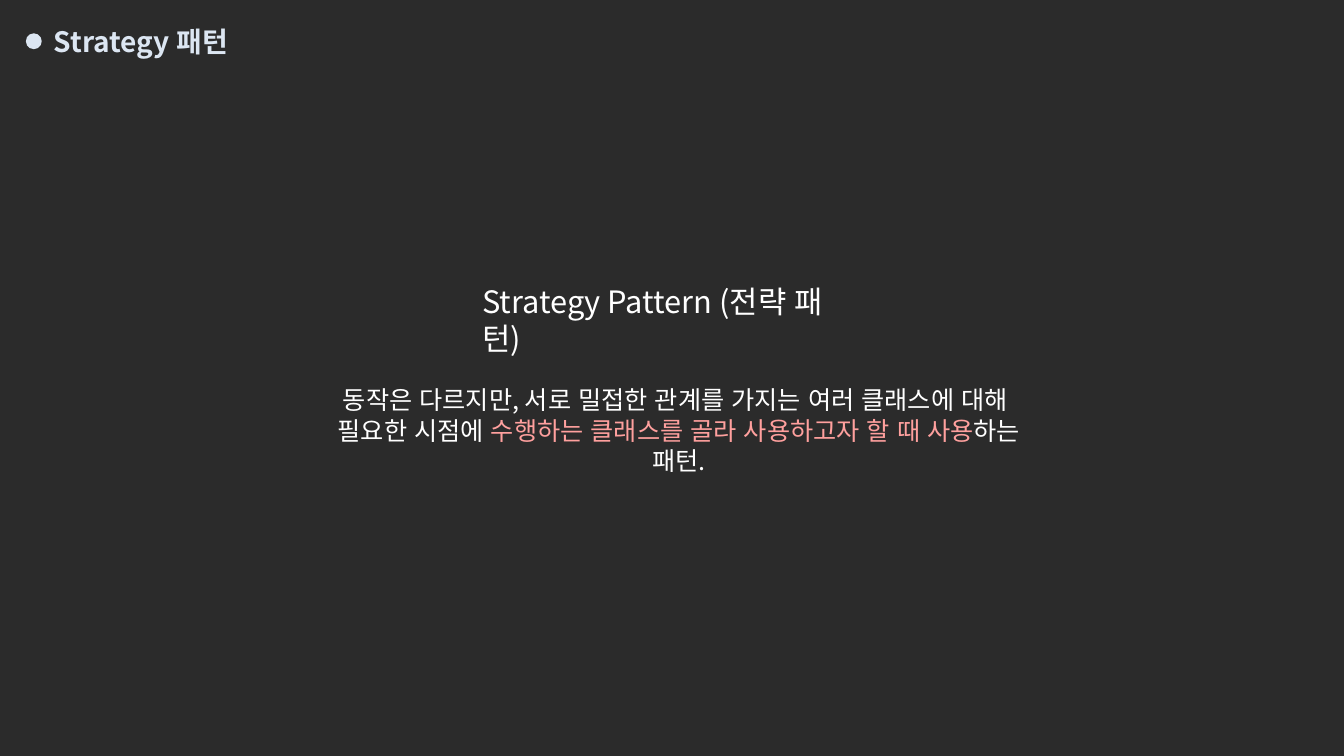
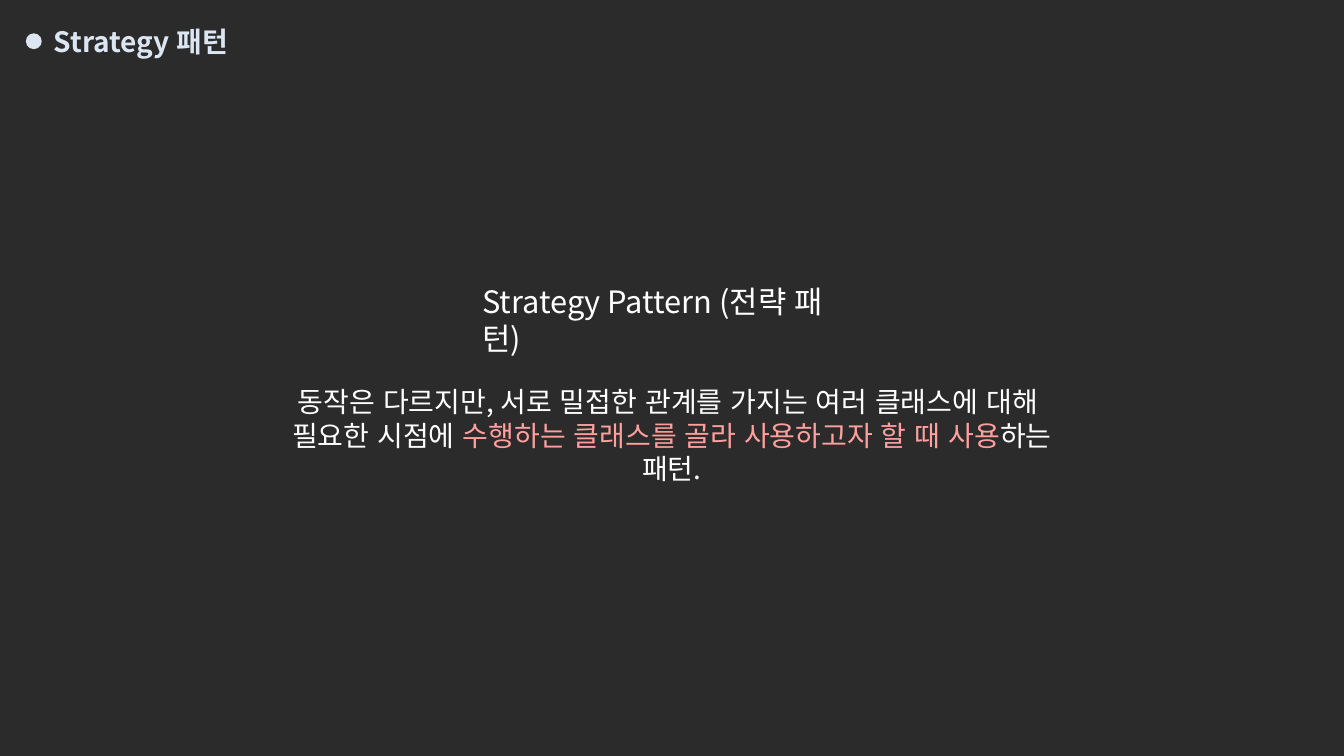
Before and after one commit to ninetyfivejae/DesignPattern_Seminar, a slide deck: slide 12 of 세미나 PPT (주요 디자인패턴을 활용한 구조화 & 모듈화 ).pptx. Drawn at 1344x756 pixels with LibreOffice and Linux fonts; fonts in the diff are those of the drawing; background and template pictures are left out; a plain dark background stands for a picture behind light text. Boxes give left, top, right and bottom in pixels: in the first picture for what was removed or moved away, otherwise in the second. Text is boxed around its words. In the diff, an @@ line names an element or a change of style, - is before the commit and + after.

```diff
--- a/세미나 PPT (주요 디자인패턴을 활용한 구조화 & 모듈화 ).pptx
+++ b/세미나 PPT (주요 디자인패턴을 활용한 구조화 & 모듈화 ).pptx
@@ text "동작은 다르지만, 서로 밀접한 관계를 ...": place and size @@
-text "동작은 다르지만, 서로 밀접한 관계를 ..." at box(338, 388, 1020, 442)
+text "동작은 다르지만, 서로 밀접한 관계를 ..." at box(292, 389, 1051, 449)
@@ text "동작은 다르지만, 서로 밀접한 관계를 ..." at box(292, 389, 1051, 449): size 18 to 20 pt @@
```
Also in this commit, not shown: 4 other slides changed, 9 other files.
